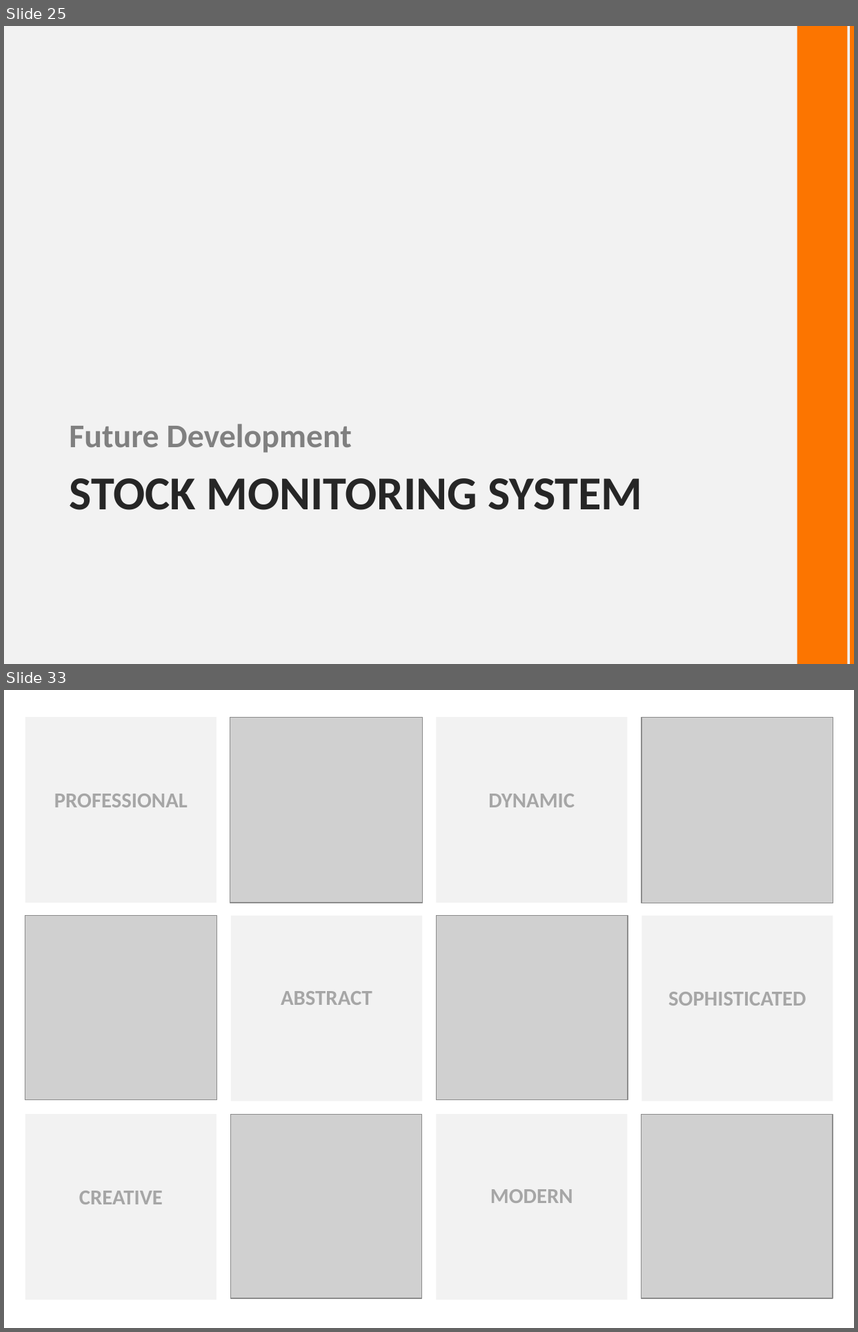
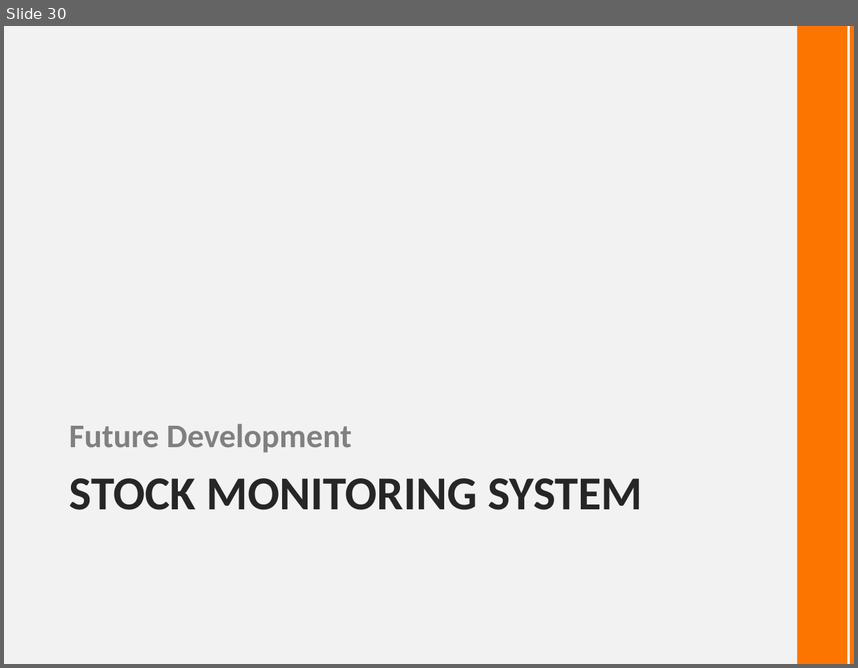
Before and after one commit to michaelleung0o0/comp3006, a slide deck: ppt/Presentation3.pptx. Shown one above the other, each under a label of ours: slides 25 and 33 before the commit, slide 30 after it; the slides between them are not shown. The pictures are 858x1332 and 858x668 pixels, drawn with LibreOffice and Linux fonts; fonts in the diff are those of the drawing; grey boxes stand for pictures; background and template pictures are left out. Boxes give left, top, right and bottom in pixels: in the first picture for what was removed or moved away, otherwise in the second. Text is boxed around its words. In the diff, an @@ line names an element or a change of style, - is before the commit and + after.

```diff
--- a/ppt/Presentation3.pptx
+++ b/ppt/Presentation3.pptx
@@ slide 33 removed at (4,690,854,1328), background #FFFFFF @@
@@ rectangle removed at (25,717,217,903) @@
@@ picture removed at (230,717,422,903) @@
@@ rectangle removed at (436,717,627,903) @@
@@ picture removed at (642,717,833,903) @@
@@ text removed at (54,793,188,807) @@
-PROFESSIONAL
@@ text removed at (488,793,575,807) @@
-DYNAMIC
@@ picture removed at (25,915,217,1100) @@
@@ rectangle removed at (231,915,422,1101) @@
@@ picture removed at (437,915,628,1100) @@
@@ rectangle removed at (642,915,833,1101) @@
@@ text removed at (281,991,372,1005) @@
-ABSTRACT
@@ text removed at (668,992,806,1005) @@
-SOPHISTICATED
@@ rectangle removed at (25,1114,217,1299) @@
@@ picture removed at (230,1114,421,1298) @@
@@ rectangle removed at (436,1114,627,1299) @@
@@ picture removed at (642,1114,833,1298) @@
@@ text removed at (79,1190,163,1204) @@
-CREATIVE
@@ text removed at (490,1189,573,1203) @@
-MODERN
@@ what was slide 25 is now slide 30 @@
```
Also in this commit, not shown: 3 slides changed, 10 slides added, 12 other slides removed, 2 other files.
